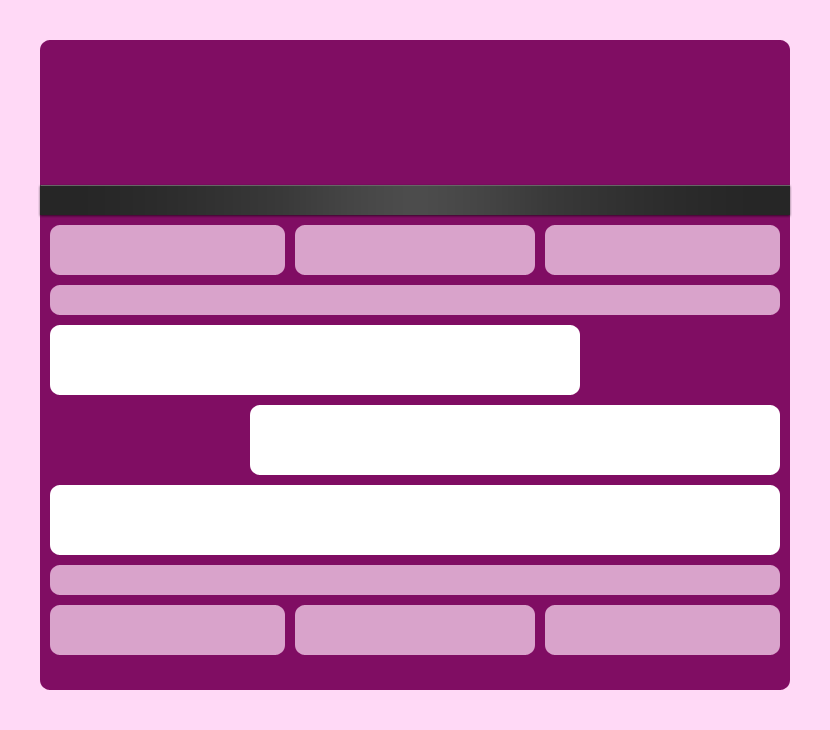
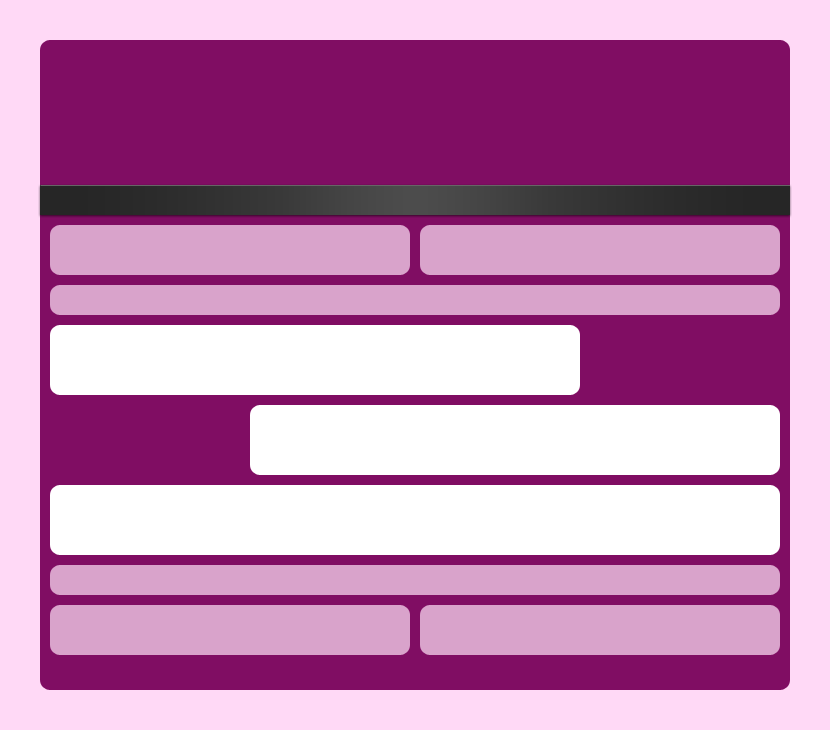
The second 830 × 730 image is a revision of the first. Changes to its layers:
painted on "header / footer widgets" over [276, 225, 554, 655]
